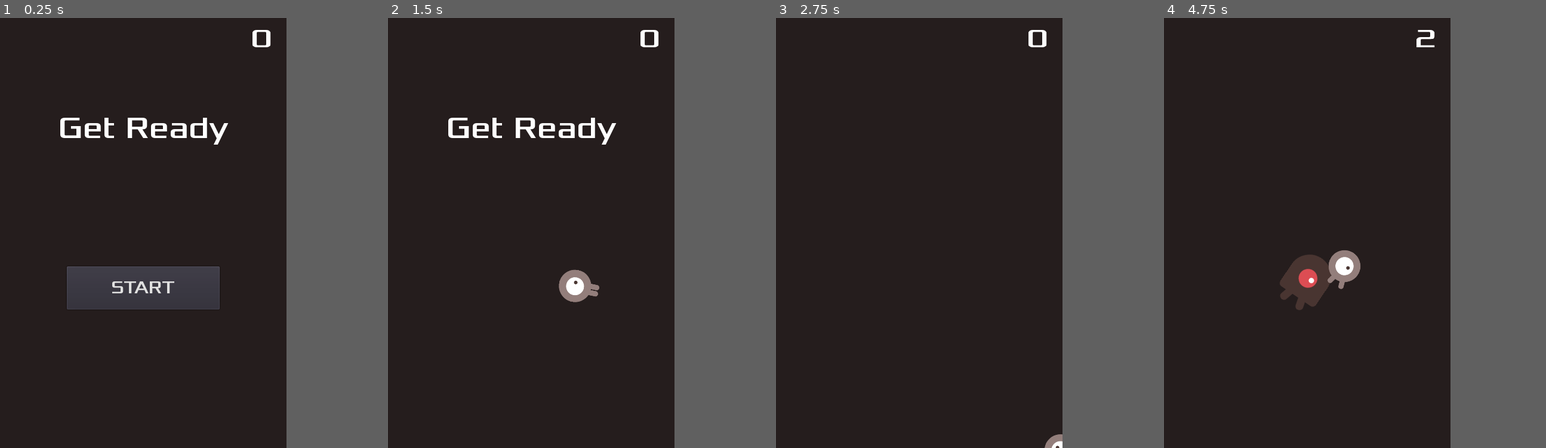
Above: before the commit, frames 1-4 (left to right).
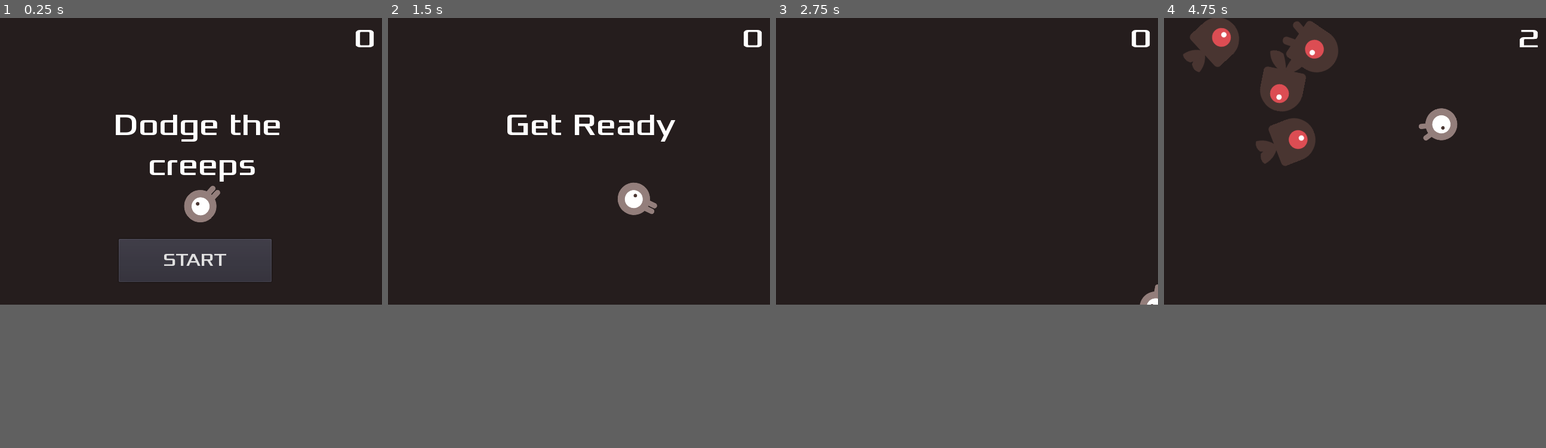
Above: after the commit, the same moments.

Repository: dpensi/Dodger
Game: Godot game, scene res://scenes/Main.tscn
The game is run twice, just before and just after one commit, with the same random seed, the same clock (stepped at 60 frames per second) and the same inputs.
Inputs (mouse positions are in pixels of both pictures, inside the frame that each line leads up to):
- Up to frame 1 (0.25 s): no input
- Up to frame 2 (1.5 s): click "START" at 0.5 s; tap Enter at 1.25 s; move the mouse to (594, 211) at 1.27 s; hold D (ui_right) from 1.28 s (still down)
- Up to frame 3 (2.75 s): move the mouse to (860, 254) at 2.02 s; release D (ui_right) at 2.03 s; hold Down (ui_down) from 2.03 s (still down)
- Up to frame 4 (4.75 s): move the mouse to (1335, 138) at 2.77 s; release Down (ui_down) at 2.78 s; hold D (ui_right) 2.78-3.53 s; move the mouse to (1293, 319) at 3.52 s; hold W (ui_up) 3.53-4.28 s; move the mouse to (1393, 297) at 4.27 s; hold Left (ui_left) from 4.28 s (still down)
The window is 480x720 before the commit and 640x480 after it. Grey fills any space a smaller window leaves; there, only what the larger window draws over its background counts as a difference.

The runs differ from the first frame. In frame 1, 8.8% of the frame differs, in the area x 15-98%, y 2-68%; in frame 2, 2.8%; in frame 3, 0.5%; in frame 4, 7.0%.

Commit message:
better monitor configuration

Diff:
--- a/project.godot
+++ b/project.godot
@@ -15,14 +15,14 @@
 
 [application]
 
-config/name="dodge"
+config/name="Dodger"
 run/main_scene="res://scenes/Main.tscn"
 config/icon="res://icon.png"
 
 [display]
 
-window/size/width=480
-window/size/height=720
+window/size/width=640
+window/size/height=480
 window/stretch/mode="2d"
 window/stretch/aspect="keep"
 
--- a/scenes/HUD.tscn
+++ b/scenes/HUD.tscn
@@ -24,9 +24,9 @@
 script = ExtResource( 2 )
 
 [node name="ScoreLabel" type="Label" parent="."]
-margin_left = 24.0
+margin_left = 196.834
 margin_top = 8.0
-margin_right = 453.0
+margin_right = 625.834
 margin_bottom = 70.0
 rect_scale = Vector2( 1.00693, 0.855977 )
 custom_fonts/font = SubResource( 1 )
@@ -37,10 +37,10 @@
 }
 
 [node name="Message" type="Label" parent="."]
-margin_left = 96.0
-margin_top = 152.0
-margin_right = 384.0
-margin_bottom = 336.0
+margin_left = 190.435
+margin_top = 146.655
+margin_right = 489.435
+margin_bottom = 330.655
 custom_fonts/font = SubResource( 2 )
 text = "Dodge the
 creeps"
@@ -54,10 +54,10 @@
 one_shot = true
 
 [node name="StartButton" type="Button" parent="."]
-margin_left = 112.0
-margin_top = 416.0
-margin_right = 368.0
-margin_bottom = 488.0
+margin_left = 199.308
+margin_top = 369.673
+margin_right = 455.308
+margin_bottom = 441.673
 size_flags_stretch_ratio = 0.0
 custom_fonts/font = SubResource( 3 )
 shortcut = SubResource( 5 )
--- a/scenes/Main.tscn
+++ b/scenes/Main.tscn
@@ -9,7 +9,7 @@
 
 [sub_resource type="Curve2D" id=1]
 _data = {
-"points": PoolVector2Array( 0, 0, 0, 0, 56, -88, 0, 0, 0, 0, 536, -88, 0, 0, 0, 0, 536, 632, 0, 0, 0, 0, 56, 632, 0, 0, 0, 0, 56, -88 )
+"points": PoolVector2Array( 0, 0, 0, 0, 56, -88, 0, 0, 0, 0, 536, -88, 0, 0, 0, 0, 646.127, 269.112, 0, 0, 0, 0, 536, 632, 0, 0, 0, 0, 56, 632, 0, 0, 0, 0, 56, -88 )
 }
 
 [node name="Main" type="Node"]
@@ -17,11 +17,11 @@
 Mob = ExtResource( 3 )
 
 [node name="Player" parent="." instance=ExtResource( 2 )]
+position = Vector2( 340.139, 310.089 )
 z_index = 1
 
 [node name="MobTimer" type="Timer" parent="."]
 wait_time = 0.5
-one_shot = true
 
 [node name="ScoreTimer" type="Timer" parent="."]
 
@@ -29,11 +29,12 @@
 wait_time = 2.0
 one_shot = true
 
-[node name="StartPosition" type="Position2D" parent="."]
-position = Vector2( 240, 450 )
+[node name="PlayerSpawnPoint" type="Position2D" parent="."]
+position = Vector2( 337.999, 305.674 )
 
 [node name="MobPath" type="Path2D" parent="."]
-position = Vector2( -56, 88 )
+position = Vector2( -61.1969, 58.8181 )
+scale = Vector2( 1.0928, 0.668388 )
 curve = SubResource( 1 )
 
 [node name="MobSpawnLocation" type="PathFollow2D" parent="MobPath"]
@@ -42,8 +43,10 @@
 [node name="HUD" parent="." instance=ExtResource( 4 )]
 
 [node name="ColorRect" type="ColorRect" parent="."]
-margin_right = 480.0
-margin_bottom = 720.0
+margin_left = -37.0
+margin_top = -152.763
+margin_right = 753.0
+margin_bottom = 676.237
 color = Color( 0.14902, 0.117647, 0.117647, 1 )
 __meta__ = {
 "_edit_use_anchors_": false
--- a/scenes/Mob.tscn
+++ b/scenes/Mob.tscn
@@ -15,14 +15,14 @@
 "name": "swim",
 "speed": 3.0
 }, {
+"frames": [ ExtResource( 7 ), ExtResource( 5 ) ],
+"loop": true,
+"name": "walk",
+"speed": 3.0
+}, {
 "frames": [ ExtResource( 6 ), ExtResource( 3 ) ],
 "loop": false,
 "name": "fly",
-"speed": 3.0
-}, {
-"frames": [ ExtResource( 7 ), ExtResource( 5 ) ],
-"loop": true,
-"name": "walk",
 "speed": 3.0
 } ]
 
--- a/scripts/HUD.gd
+++ b/scripts/HUD.gd
@@ -1,4 +1,4 @@
-extends CanvasLayer
+ extends CanvasLayer
 
 signal start_game
 
@@ -13,7 +13,7 @@
 	# Wait until the MessageTimer has counted down.
 	yield($MessageTimer, "timeout")
 
-	$Message.text = "Dodge the\nCreeps!"
+	$Message.text = "Dodger!"
 	$Message.show()
 	# Make a one-shot timer and wait for it to finish.
 	yield(get_tree().create_timer(1), "timeout")
--- a/scripts/Main.gd
+++ b/scripts/Main.gd
@@ -6,8 +6,6 @@
 
 func _ready():
 	randomize()
-	new_game()
-
 
 func _on_Player_hit():
 	game_over()
@@ -22,7 +20,7 @@
 func new_game():
 	score = 0
 	$Music.play()
-	$Player.start($StartPosition.position)
+	$Player.start($PlayerSpawnPoint.position)
 	$StartTimer.start()
 	$HUD.update_score(score)
 	$HUD.show_message("Get Ready")
